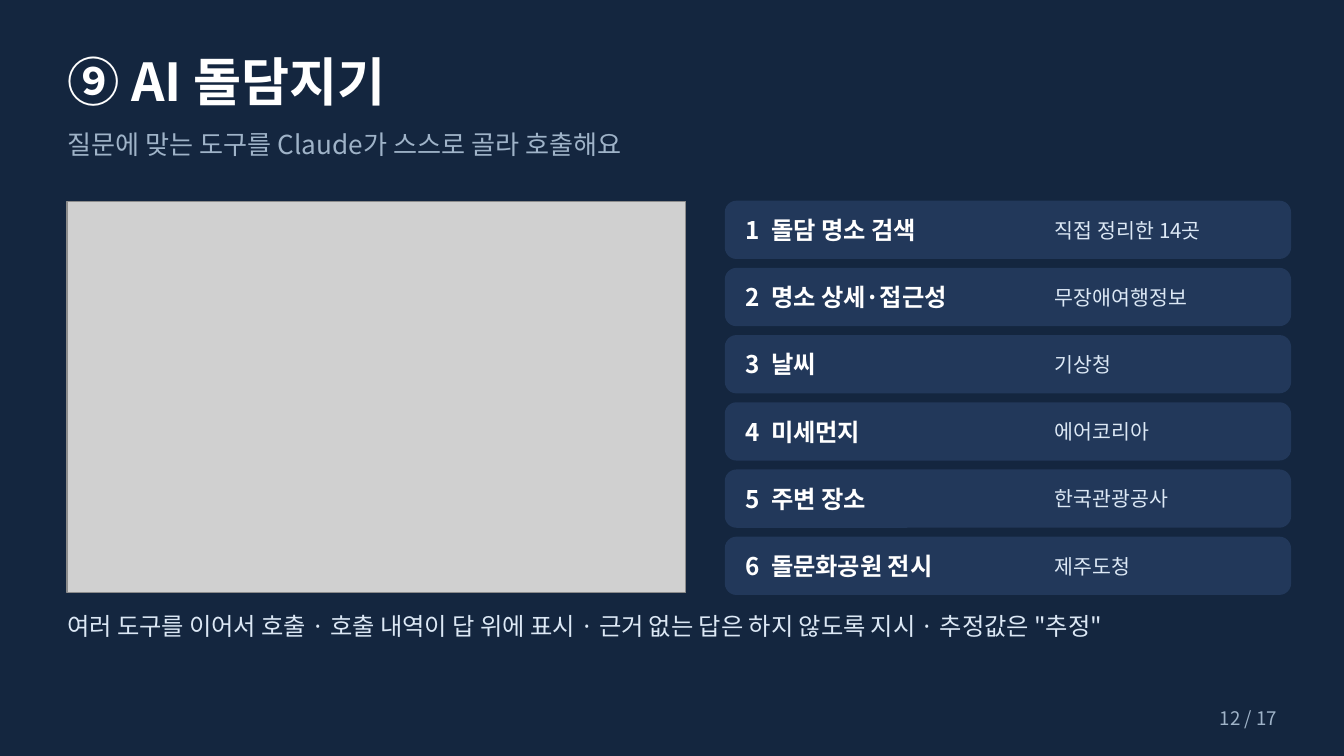
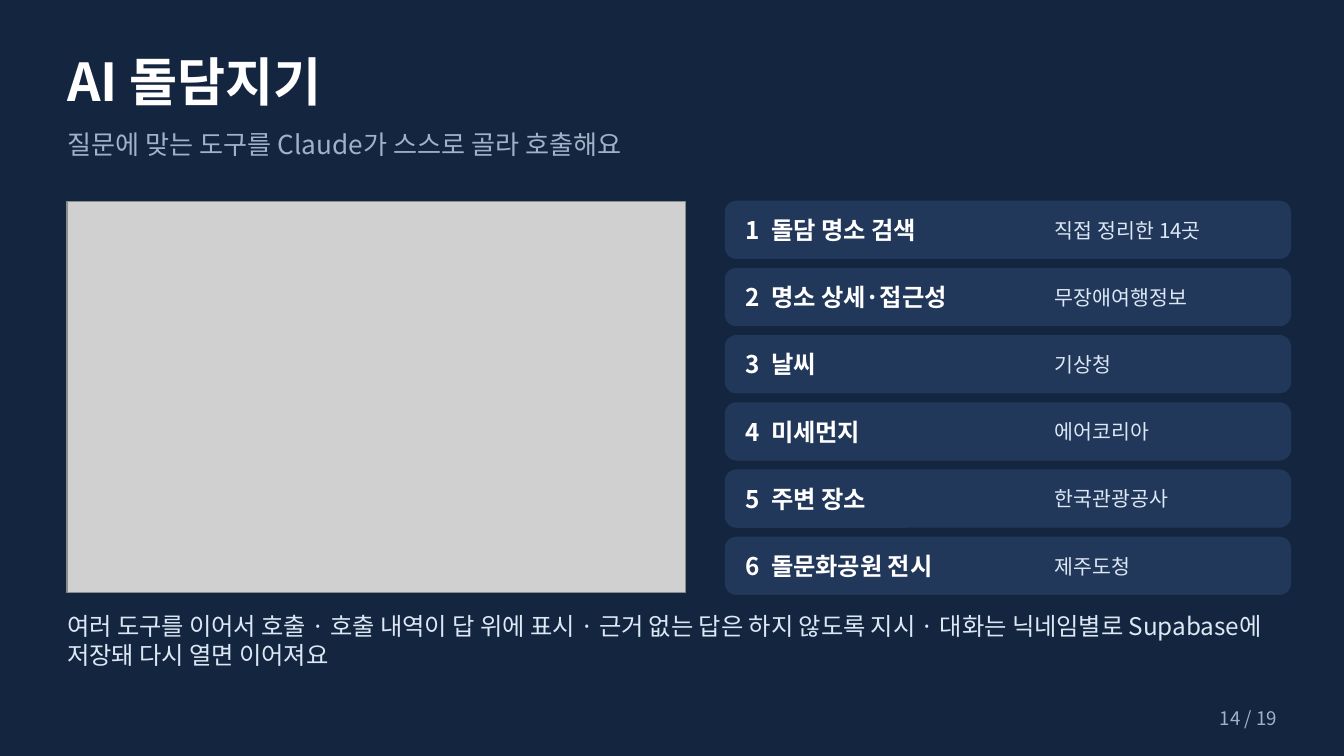
Before and after one commit to pjhjustin2430-cmd/doldam-today-jeju, a slide deck: slide 14 of docs/돌담오늘_발표자료.pptx (slide 12 before the commit). Drawn at 1344x756 pixels with LibreOffice and Linux fonts; fonts in the diff are those of the drawing; grey boxes stand for pictures. Boxes give left, top, right and bottom in pixels: in the first picture for what was removed or moved away, otherwise in the second. Text is boxed around its words. In the diff, an @@ line names an element or a change of style, - is before the commit and + after.

```diff
--- a/docs/돌담오늘_발표자료.pptx
+++ b/docs/돌담오늘_발표자료.pptx
@@ text at [67, 57, 322, 106]: text changed @@
-⑨ AI 돌담지기
+AI 돌담지기
@@ text at [67, 615, 1262, 666]: text changed @@
-여러 도구를 이어서 호출 · 호출 내역이 답 위에 표시 · 근거 없는 답은 하지 않도록 지시 · 추정값은 "추정"
+여러 도구를 이어서 호출 · 호출 내역이 답 위에 표시 · 근거 없는 답은 하지 않도록 지시 · 대화는 닉네임별로 Supabase에 저장돼 다시 열면 이어져요
@@ text at [1220, 711, 1277, 725]: text changed @@
-12 / 17
+14 / 19
```
Also in this commit, not shown: 15 other slides changed, 2 slides added, 7 other files.
